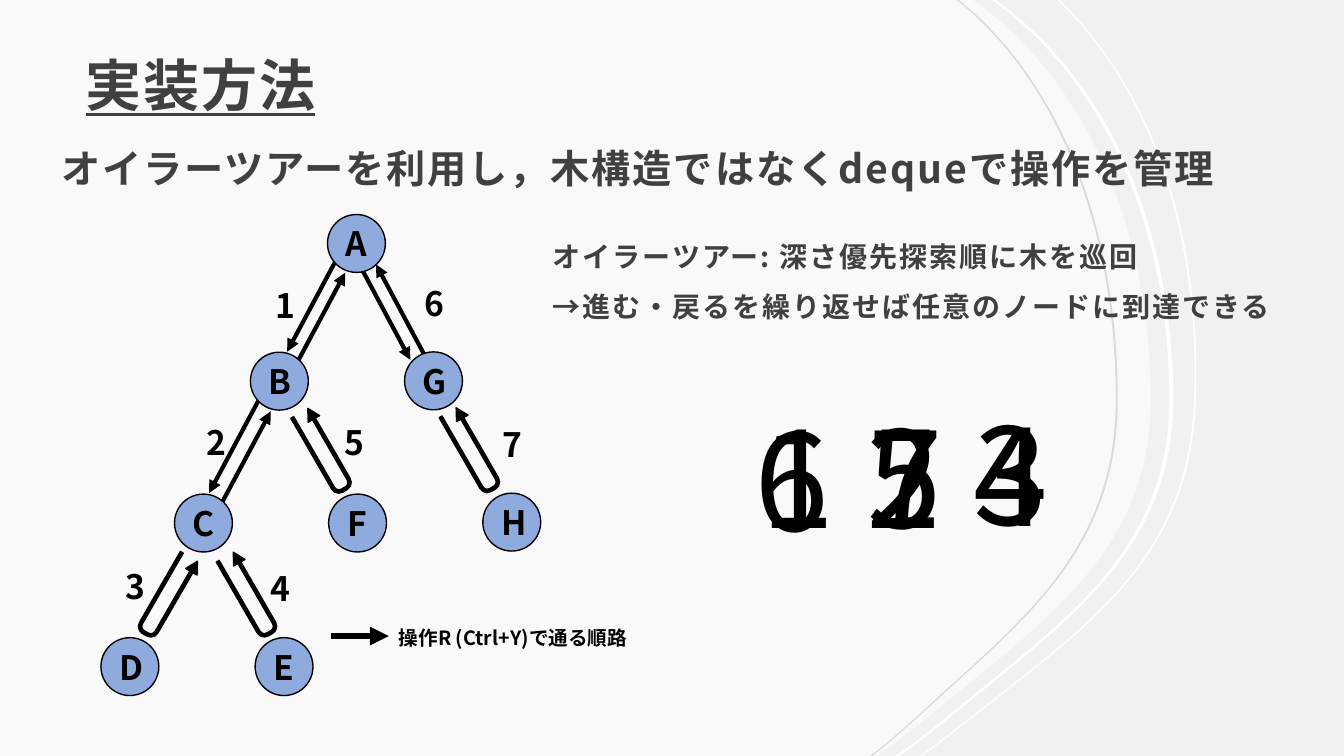
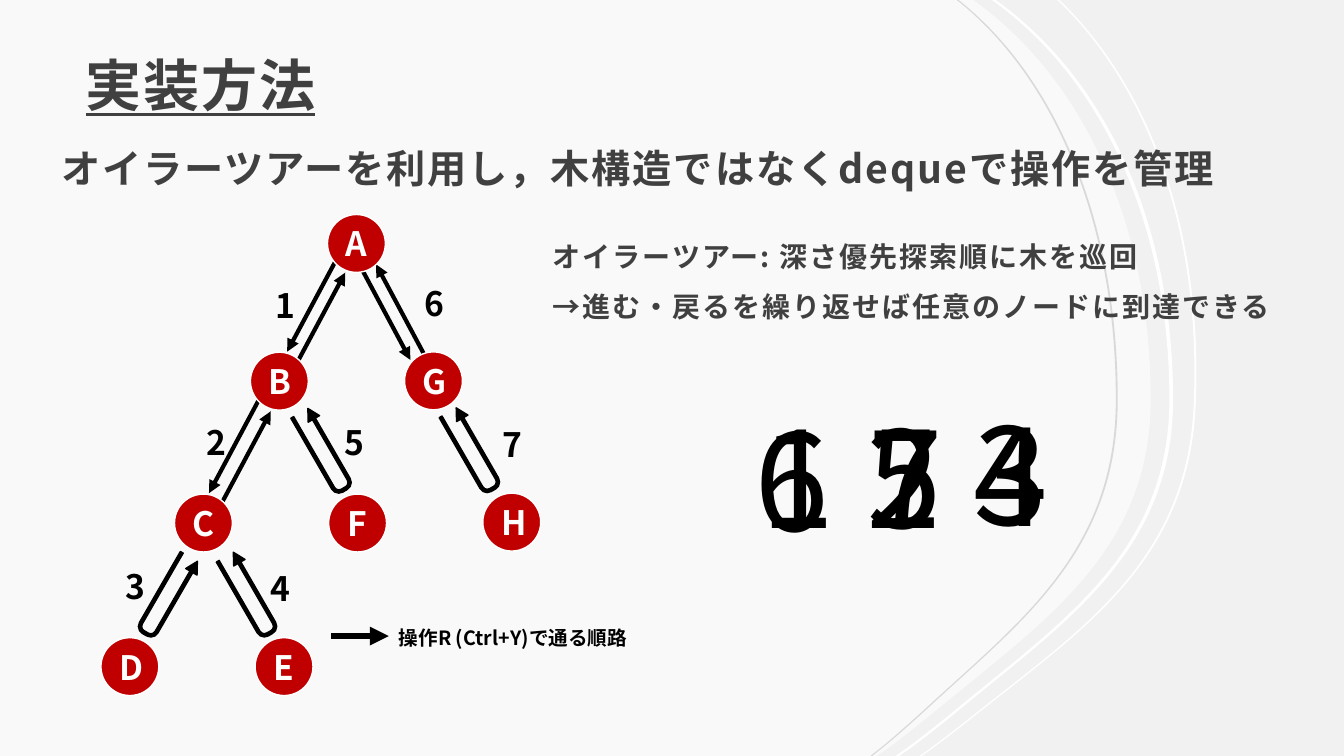
Before and after one commit to Kakeru-Miyazaki/3a_daikibo_public, a slide deck: slide 14 of suigyoza.pptx (slide 6 before the commit). Drawn at 1344x756 pixels with LibreOffice and Linux fonts; fonts in the diff are those of the drawing. Boxes give left, top, right and bottom in pixels: in the first picture for what was removed or moved away, otherwise in the second. Text is boxed around its words. In the diff, an @@ line names an element or a change of style, - is before the commit and + after.

Commit message:
slide ok

```diff
--- a/suigyoza.pptx
+++ b/suigyoza.pptx
@@ text colour #000000 to #FFFFFF; fill #8FAADC to #C00000; outline #000000 1 pt to #FFFFFF 1 pt in 8 elements at [328, 215, 385, 272], [250, 352, 308, 409], [404, 352, 462, 409], [174, 494, 232, 552], [329, 494, 386, 552], [483, 493, 540, 551], [101, 638, 158, 696], [255, 638, 313, 696] @@
```
Also in this commit, not shown: 2 other slides changed, 6 slides added, 2 slides removed, 1 other file.
